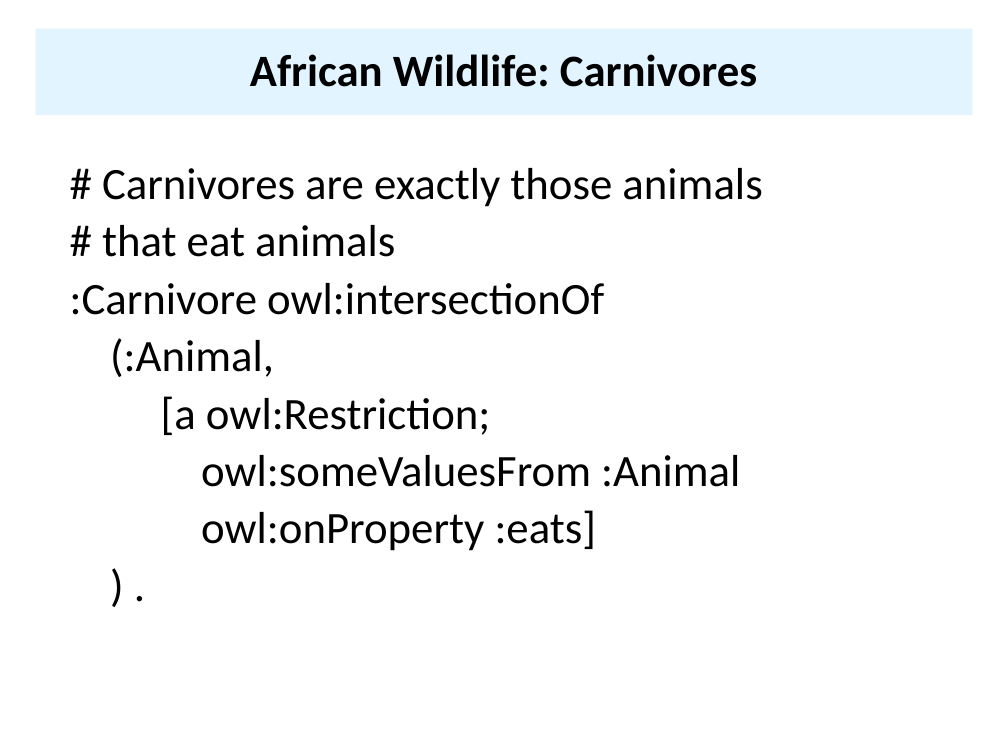
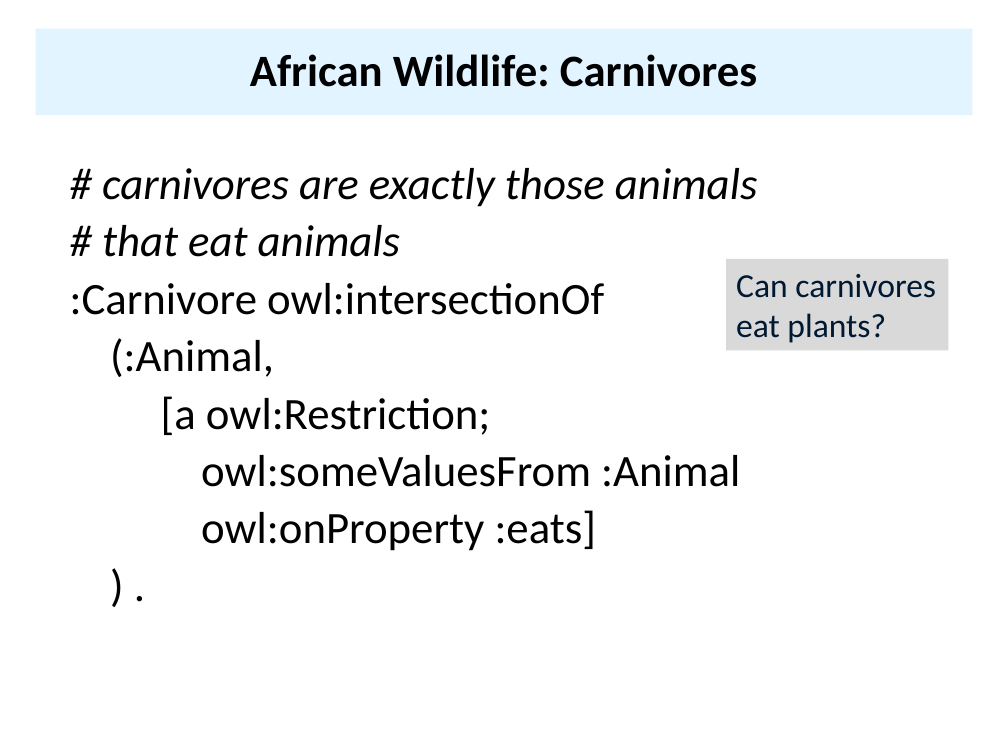
Before and after one commit to UMBC-CMSC-491-691-F19-Knowledge-Graphs/class_material, a slide deck: slide 81 of notes/07_owl/07OWL.pptx (slide 79 before the commit). Drawn at 1008x756 pixels with LibreOffice and Linux fonts; fonts in the diff are those of the drawing. Boxes give left, top, right and bottom in pixels: in the first picture for what was removed or moved away, otherwise in the second. Text is boxed around its words. In the diff, an @@ line names an element or a change of style, - is before the commit and + after.

```diff
--- a/notes/07_owl/07OWL.pptx
+++ b/notes/07_owl/07OWL.pptx
@@ text at [102, 168, 758, 207]: text changed; italic on @@
-# Carnivores are exactly those animals
+# carnivores are exactly those animals
@@ text at [102, 225, 400, 257]: italic on in "# that eat animals" @@
@@ rectangle added at [726, 259, 948, 351], fill #D9D9D9, 24 pt, text #001933 @@
+Can carnivores eat plants?
```
Also in this commit, not shown: 8 other slides changed, 3 slides added, 1 slide removed, 2 other files.
